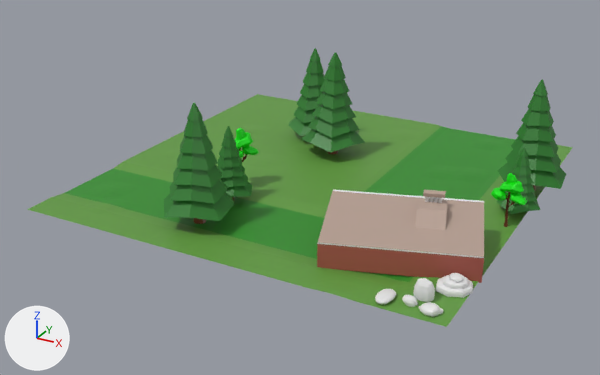
The Blender file raylib-rendering/assets/blender/Scene1.blend, before and after one commit.
Before and after are seen from a 50 mm lens placed at (59.4, -145.6, 69.5), pointed at (-17.1, -6.4, -0.1). The lights are fixed; the arrows at lower left show +X, +Y and +Z.

Names of what the first picture shows: 'BoxHouse', 'Plane', 'Tree', 'Tree.001', 'Tree.002', 'Tree.003', 'Tree.004', 'Tree.005', 'Tree2', 'Tree2.001'.
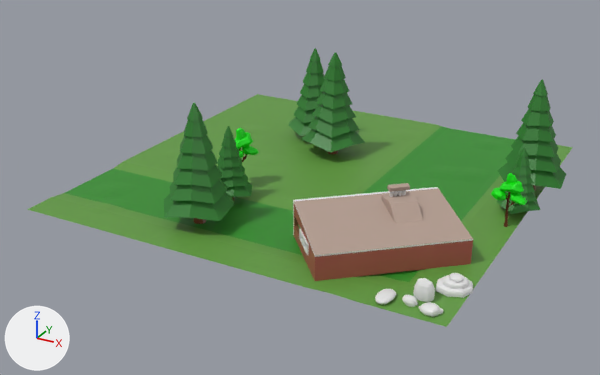
Where the newer file only moved an object's origin or applied its transform, the numbers keep the older frame.

Location of each change, (x1, y1, x2, y2) in pixels of the pictures (600 x 375 px):
'BoxHouse', moved, turned: before (317, 190, 484, 283); after (293, 183, 473, 281)

Patch to the scene script:
```diff
--- a/raylib-rendering/assets/blender/Scene1.blend.py
+++ b/raylib-rendering/assets/blender/Scene1.blend.py
@@ ob_boxhouse @@
 ob_boxhouse = bpy.data.objects.new('BoxHouse', None)
-ob_boxhouse.location = (12.3, -22.5, -0.1)
-ob_boxhouse.rotation_euler = (0.0, 0.0, 3.458)  # degrees (0, 0, 198)
+ob_boxhouse.location = (8.6, -23.9, 0.0)
+ob_boxhouse.rotation_euler = (0.0, 0.0, -2.425)  # degrees (0, 0, -139)
 ob_boxhouse.instance_type = 'COLLECTION'
```
